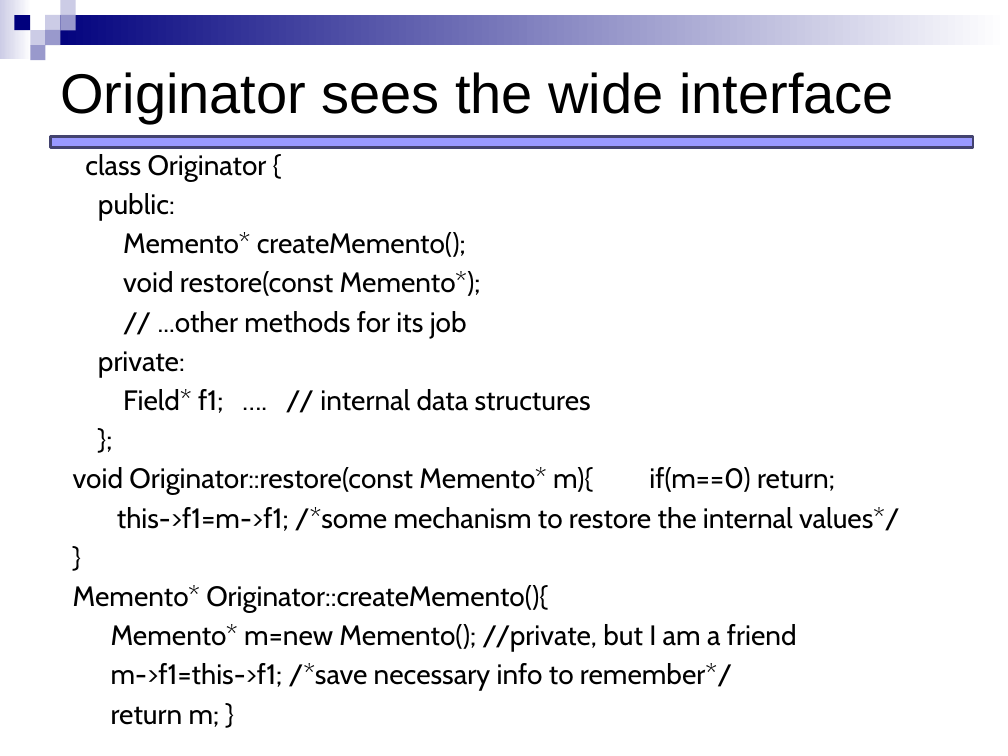
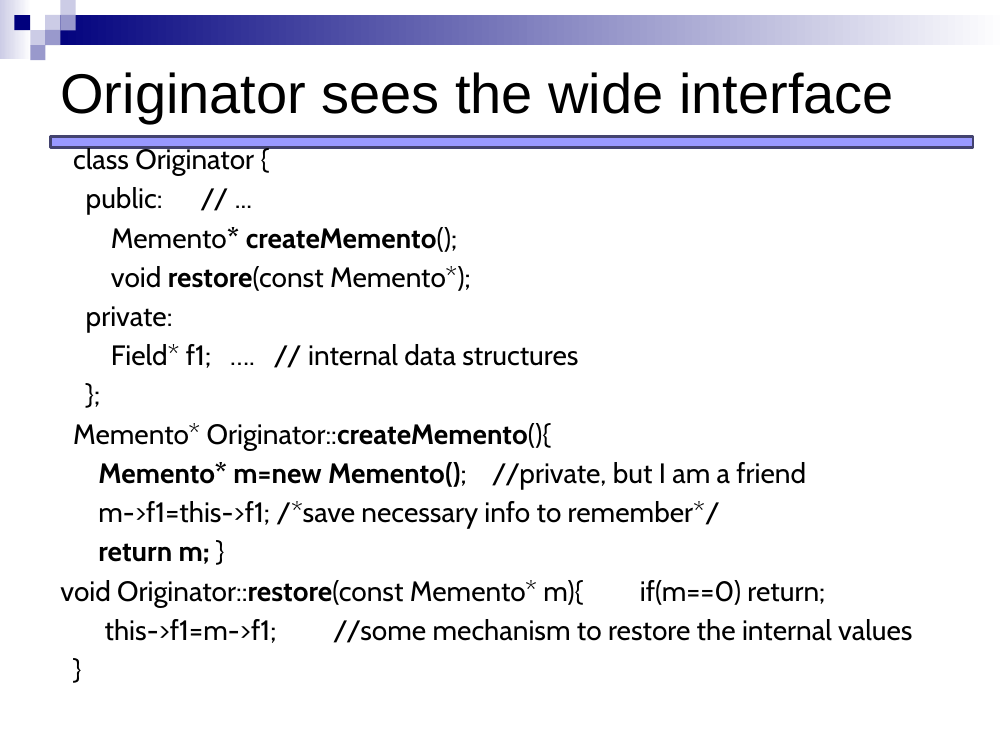
Before and after one commit to JCEleanor/CSCI-598-notes, a slide deck: slide 61 of lecture-slides/Behavioral_command_memento.pptx. Drawn at 1008x756 pixels with LibreOffice and Linux fonts; fonts in the diff are those of the drawing. Boxes give left, top, right and bottom in pixels: in the first picture for what was removed or moved away, otherwise in the second. Text is boxed around its words. In the diff, an @@ line names an element or a change of style, - is before the commit and + after.

```diff
--- a/lecture-slides/Behavioral_command_memento.pptx
+++ b/lecture-slides/Behavioral_command_memento.pptx
@@ text "class Originator {": place and size @@
-text "class Originator {" at [73,154,900,727]
+text "class Originator {" at [60,146,912,643]
@@ text at [86,187,163,215]: text changed @@
-public:
+public: // ...
@@ text at [73,227,806,564]: bold on in "Memento* createMemento();", "restore(const", "Originator::createMemento(){", "Memento* m=new Memento();" and 1 more places @@
@@ text at [158,311,467,338]: paragraph removed @@
-// ...other methods for its job
@@ text at [73,467,900,531]: paragraphs removed @@
-void Originator::restore(const Memento* m){ if(m==0) return;
-this->f1=m->f1; /*some mechanism to restore the internal values*/
-}
@@ text at [60,580,912,643]: paragraphs added @@
+void Originator::restore(const Memento* m){ if(m==0) return;
+this->f1=m->f1; //some mechanism to restore the internal values
+}
```
Also in this commit, not shown: 25 other slides changed, 1 slide added, 4 other files.
